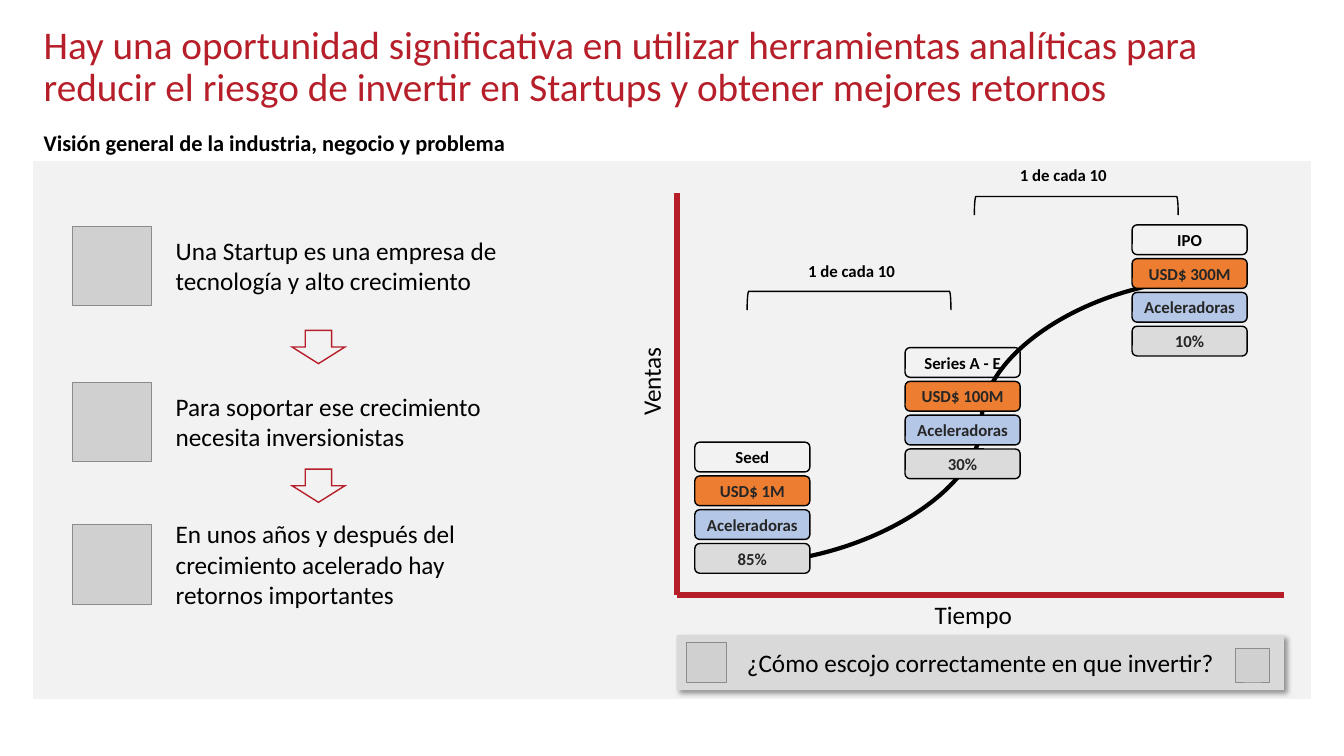
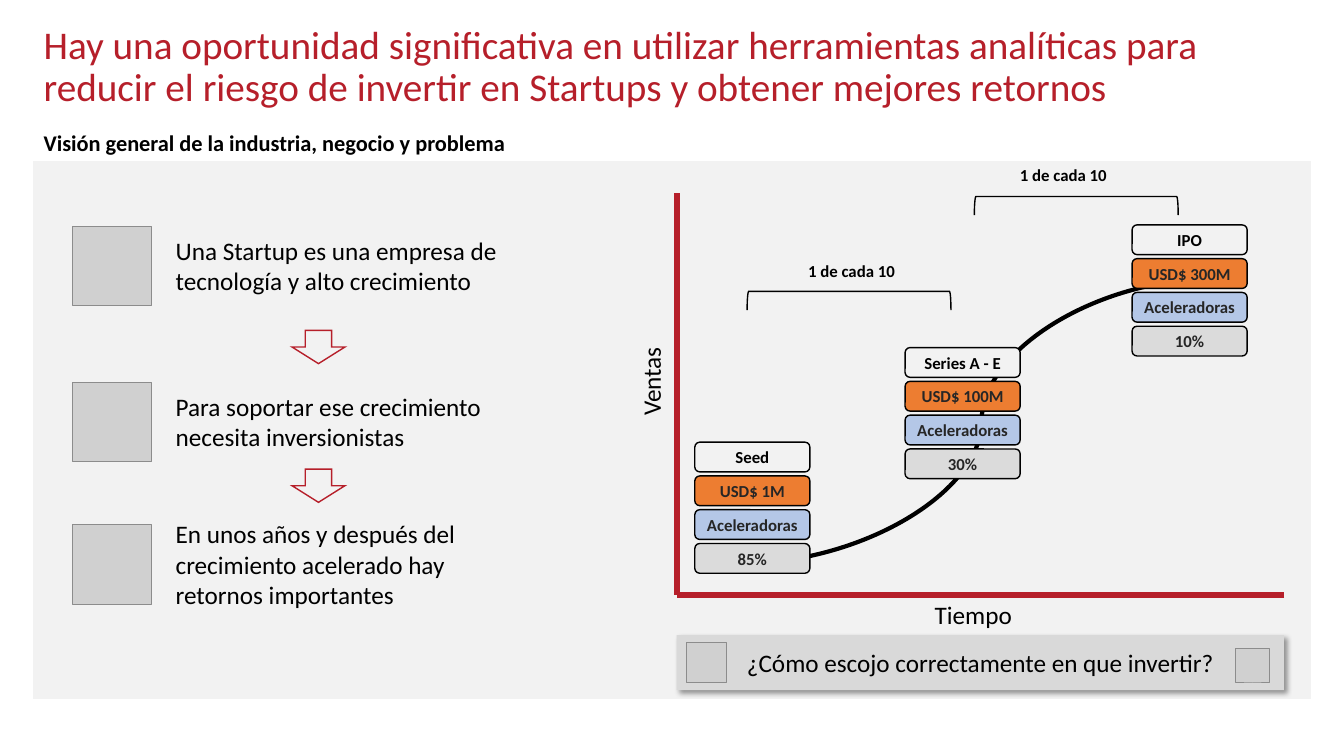
Before and after one commit to emiliomunozperez/Proyecto-final-ML---Emilio-Mu-oz, a slide deck: slide 2 of Presentación proyecto final Machine learning - Emilio Muñoz.pptx. Drawn at 1344x756 pixels with LibreOffice and Linux fonts; fonts in the diff are those of the drawing; grey boxes stand for pictures; background and template pictures are left out. Boxes give left, top, right and bottom in pixels: in the first picture for what was removed or moved away, otherwise in the second. Text is boxed around its words. In the diff, an @@ line names an element or a change of style, - is before the commit and + after.

```diff
--- a/Presentación proyecto final Machine learning - Emilio Muñoz.pptx
+++ b/Presentación proyecto final Machine learning - Emilio Muñoz.pptx
@@ rounded rectangle "Series A - E" at <box>905,348,1020,377</box>: fill none to #F2F2F2 @@
```
Also in this commit, not shown: 1 other slide changed.
